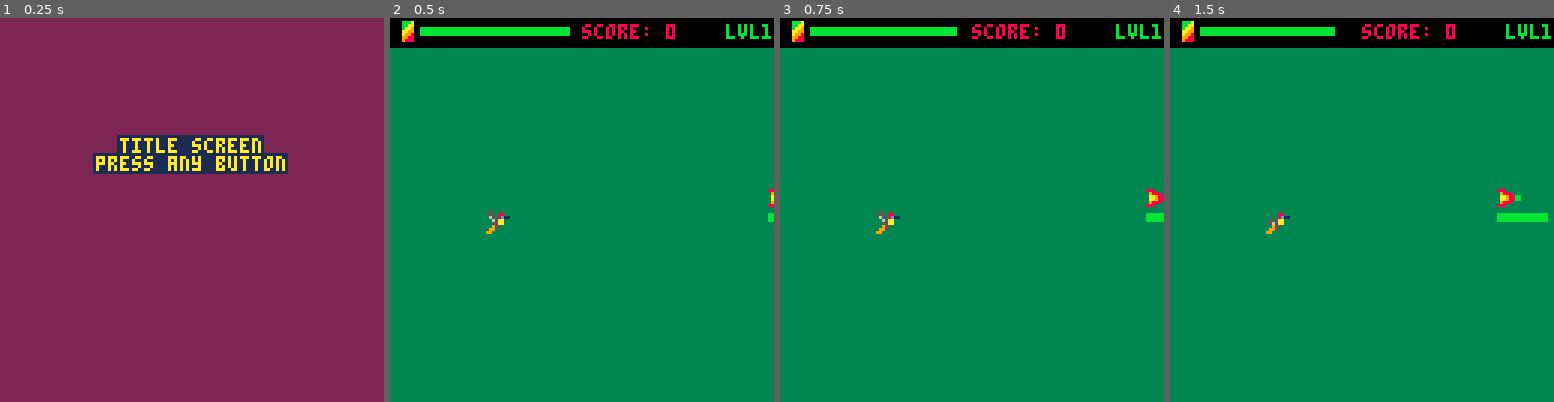
Above: before the commit, frames 1-4 (left to right).
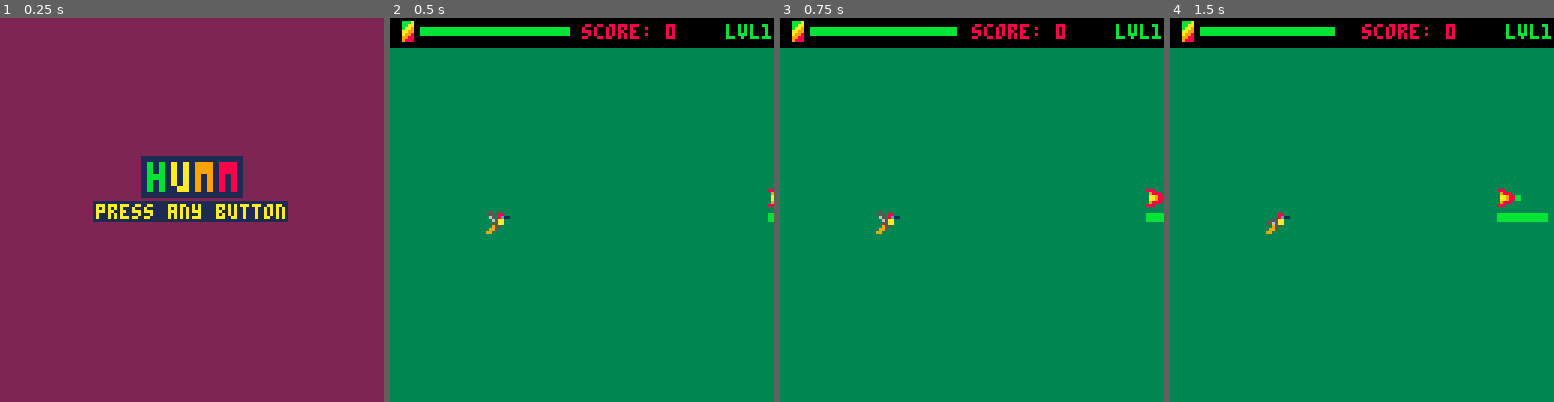
Above: after the commit, the same moments.

Repository: Cuttleshock/PICO-8-projects
Game: PICO-8 cartridge humm.p8
Same seed, same stepped clock (60 frames per second), same inputs: the game is played once before the commit and once after it.
Inputs:
- Up to frame 1 (0.25 s): no input
- Up to frame 2 (0.5 s): tap O (Z key) at 0.33 s
- Up to frame 3 (0.75 s): tap O (Z key) at 0.7 s
- Up to frame 4 (1.5 s): tap X (X key) at 1.07 s; tap O (Z key) at 1.43 s

The runs differ from the first frame. In frame 1, 8.4% of the frame differs, in the area x 24-75%, y 30-54%; in frame 2, nothing differs; in frame 3, nothing differs; in frame 4, nothing differs.

Commit message:
Prettify title screen, adding game age sensitivity

Diff:
--- a/humm.p8
+++ b/humm.p8
@@ -391,6 +391,7 @@
 
 function popsignal()
 	if _sgtype == 'reset' then
+		_time = 0
 		pc = nil
 		for n in all(npcs) do
 			del(npcs,n)
@@ -422,6 +423,7 @@
 
 function _update()
 	if _fsm == 'title' then
+		_time += eps
 		if btnp(🅾️) or btnp(❎) then
 			signal('start',{
 			 humm={
@@ -460,16 +462,19 @@
 	if _fsm == 'title' then
 		cls(2)
 		print(
-		 '\#1title screen',
-		 40,
-		 40,
-		 10
-		)
-		print(
-		 '\#1press any button',
-		 32,
-		 46
-		)
+		 '\#1\^w\^t\fbh\fau\f9m\f8m',
+		 49,
+		 48,
+		 11
+		)
+		if _time*0x100*0x100%40<25 then
+			print(
+			 '\#1press any button',
+			 32,
+			 62,
+			 10
+			)
+		end
 	elseif _fsm == 'game' then
 		cls()
 		rectfill(
